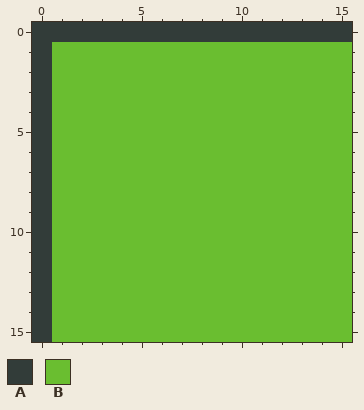
A pixel-art sprite gets an edit: Assets/Sprites/Exported/Tilesets/Terrain/Grass/grass-flat-outline-top-right.png. That is the earlier state.
The file is 160x160 pixels, drawn in blocks of 10x10; one block is one cell here.
Palette (. is transparent): A #323c39  B #6abe30
New version:
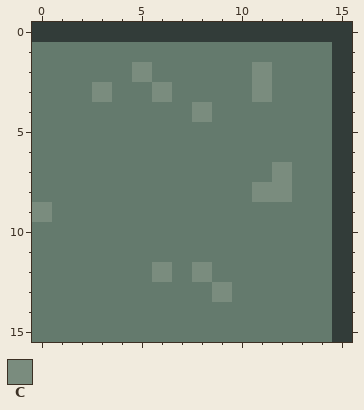
Colours new in this view: C #7a8c7e
From old to new:
Colour B changes from #6abe30 to #647a6d.
The author changed colour B to colour A in rows 1 to 15 at x 15.
The author changed colour A to colour B in rows 1 to 8 at x 0; in rows 10 to 15 at x 0.
The author changed colour A to colour C in row 9 at x 0.
The author changed colour B to colour C in row 2 at x 5 and 11; in row 3 at x 3, 6 and 11; in row 4 at x 8; in row 7 at x 12; in row 8 at x 11 to 12; in row 12 at x 6 and 8.
The author changed colour B to colour C in row 13 at x 9.
